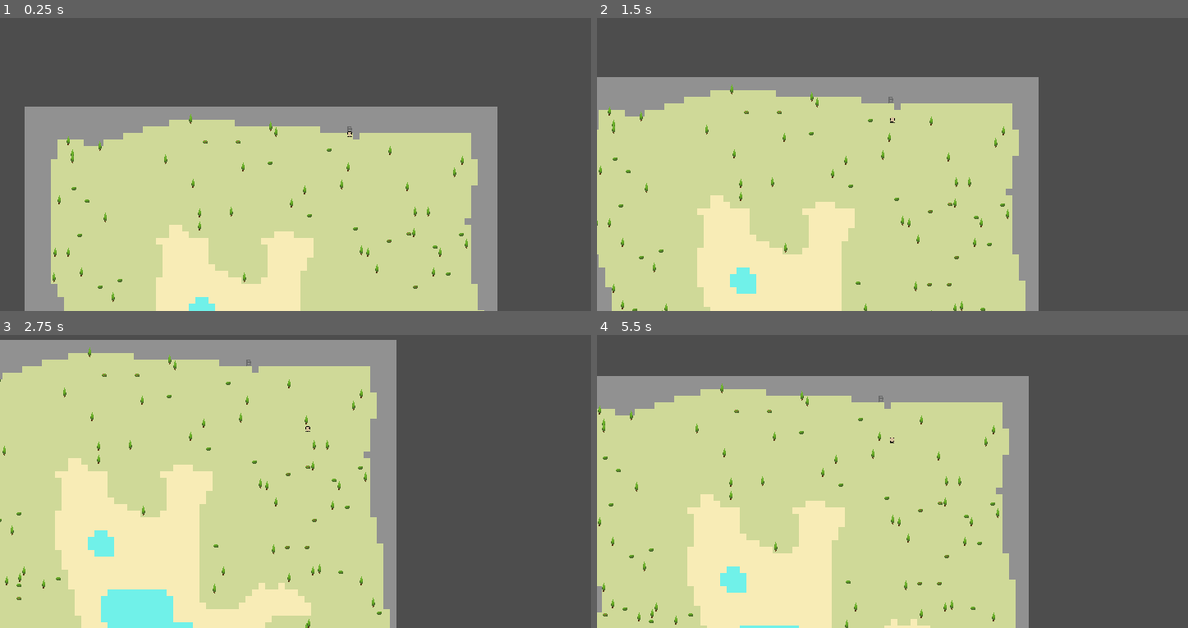
Above: before the commit, frames 1-4 (two rows, left to right).
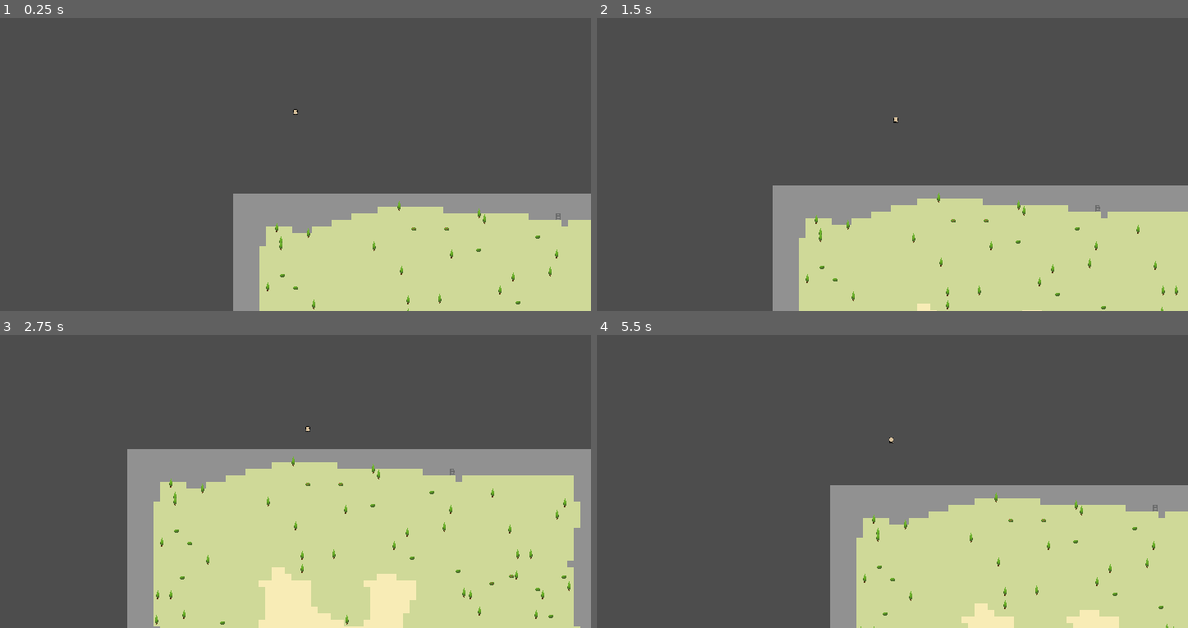
Above: after the commit, the same moments.

Repository: j0-ji/black-stairs
Game: Godot game, scene res://Stages/Main/StageMain.tscn
Same seed, same stepped clock (60 frames per second), same inputs: the game is played once before the commit and once after it.
Inputs:
- Up to frame 1 (0.25 s): no input
- Up to frame 2 (1.5 s): hold Right (ui_right) 0.53-1.28 s; hold E (interaction) 0.53-1.28 s; hold Down (ui_down) from 1.28 s (still down); tap E (interaction) at 1.35 s
- Up to frame 3 (2.75 s): release Down (ui_down) at 2.03 s; hold Right (ui_right) from 2.03 s (still down); hold E (interaction) from 2.03 s (still down)
- Up to frame 4 (5.5 s): release Right (ui_right) at 2.78 s; release E (interaction) at 2.78 s; hold Up (ui_up) 2.78-3.53 s; tap E (interaction) at 2.85, 4.35 s; hold E (interaction) 3.53-4.28 s; hold Left (ui_left) 3.53-5.03 s; hold Down (ui_down) from 5.03 s (still down); hold E (interaction) from 5.03 s (still down)

The runs differ from the first frame. In frame 1, 52% of the frame differs, in the area x 4-100%, y 30-100%; in frame 2, 60%; in frame 3, 72%, in the area x 0-100%, y 1-100%; in frame 4, 66%.
Error after the commit: Cannot call method 'instantiate' on a null value. (res://Stages/Dungeon/generate_enemies.gd:16)

Commit message:
#9: re-added enemy spawner
accidentally removed enemy spawner while restructuring repo

Diff:
--- a/Stages/Dungeon/StageDungeon.tscn
+++ b/Stages/Dungeon/StageDungeon.tscn
@@ -7,6 +7,7 @@
 [ext_resource type="Script" uid="uid://cnwamcio87rt5" path="res://Stages/Dungeon/generate_io.gd" id="4_mvs5v"]
 [ext_resource type="PackedScene" uid="uid://c2qns8maswhf3" path="res://Entities/Map/Entrance/Entrance.tscn" id="5_0tjni"]
 [ext_resource type="TileSet" uid="uid://83ggmi0rh775" path="res://Stages/Tilesets/Terrain/terrain_tileset.tres" id="5_kocfg"]
+[ext_resource type="Script" uid="uid://cf1d1q0laudj1" path="res://Stages/Dungeon/generate_enemies.gd" id="6_mjdru"]
 [ext_resource type="PackedScene" uid="uid://bvctap60e3v5l" path="res://Entities/Map/Exit/Exit.tscn" id="6_qfv56"]
 
 [node name="StageDungeon" type="Node2D" node_paths=PackedStringArray("map_generator", "entrance", "exit")]
@@ -37,6 +38,9 @@
 _exit = NodePath("../../IO/Exit")
 tile_map_layer = NodePath("../../IO")
 
+[node name="Enemies" type="Node" parent="MapGenerator"]
+script = ExtResource("6_mjdru")
+
 [node name="Ground" type="TileMapLayer" parent="."]
 tile_set = ExtResource("5_kocfg")
 
@@ -49,3 +53,5 @@
 [node name="Entrance" parent="IO" instance=ExtResource("5_0tjni")]
 
 [node name="Exit" parent="IO" instance=ExtResource("6_qfv56")]
+
+[node name="Enemies" type="Node2D" parent="."]
--- /dev/null
+++ b/Stages/Dungeon/generate_enemies.gd
@@ -0,0 +1,32 @@
+extends MapLayer
+
+@export var slime_count := 5
+@export var goblin_count := 3
+@export var slime_scene: PackedScene
+@export var goblin_scene: PackedScene
+@export var cell_size := Vector2(64, 64)
+@export var map_width := 1600
+@export var map_height := 1600
+@export var player_path: NodePath  # so we can assign it to spawned enemies
+
+func _ready():
+
+	# Spawn slimes
+	for i in range(slime_count):
+		var slime_instance = slime_scene.instantiate()
+		slime_instance.position = _random_position()
+		get_tree().current_scene.add_child.call_deferred(slime_instance)
+		print("Spawned slime at: ", slime_instance.position)
+
+	# Spawn goblins
+	for i in range(goblin_count):
+		var goblin_instance = goblin_scene.instantiate()
+		goblin_instance.position = _random_position()
+		get_tree().current_scene.add_child.call_deferred(goblin_instance)
+		print("Spawned goblin at: ", goblin_instance.position)
+
+func _random_position() -> Vector2:
+	return Vector2(
+		randf_range(0, map_width),
+		randf_range(0, map_height)
+	)
Not shown: 1 places in Stages/Dungeon/StageDungeon.tscn that only renumber resources
Not shown, added: Stages/Dungeon/generate_enemies.gd.uid
